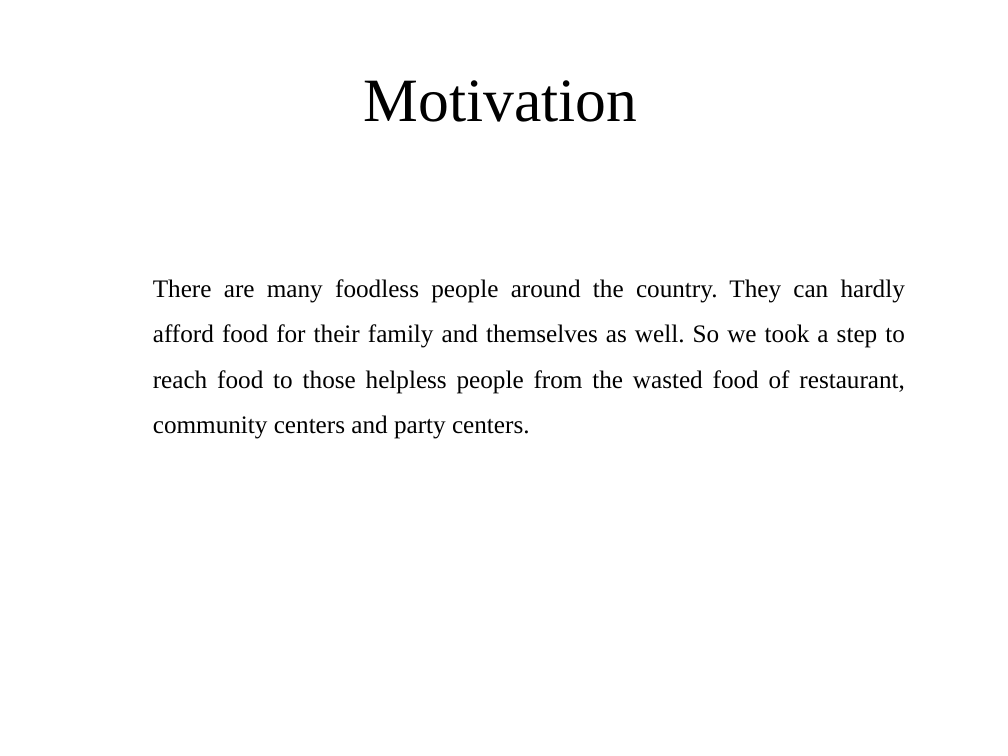
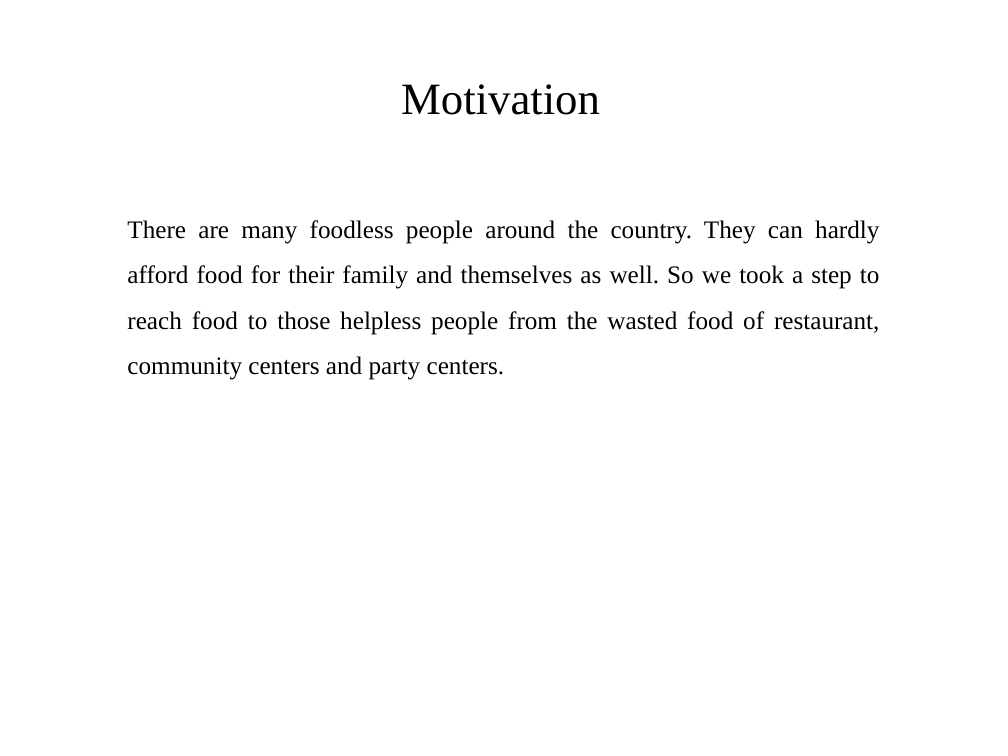
Before and after one commit to RedwanSharafatKabir/DonateUs, a slide deck: slide 5 of Donate Us Files/food waste management.pptx (slide 6 before the commit). Drawn at 1008x756 pixels with LibreOffice and Linux fonts; fonts in the diff are those of the drawing. Boxes give left, top, right and bottom in pixels: in the first picture for what was removed or moved away, otherwise in the second. Text is boxed around its words. In the diff, an @@ line names an element or a change of style, - is before the commit and + after.

```diff
--- a/Donate Us Files/food waste management.pptx
+++ b/Donate Us Files/food waste management.pptx
@@ title "Motivation" at bbox=[401, 84, 600, 115]: size 44 to 32 pt @@
@@ text "There are many foodless people ...": place and size @@
-text "There are many foodless people ..." at bbox=[153, 279, 905, 439]
+text "There are many foodless people ..." at bbox=[127, 220, 880, 380]
```
Also in this commit, not shown: 5 other slides changed, 5 slides added, 1 slide removed, 31 other files.
